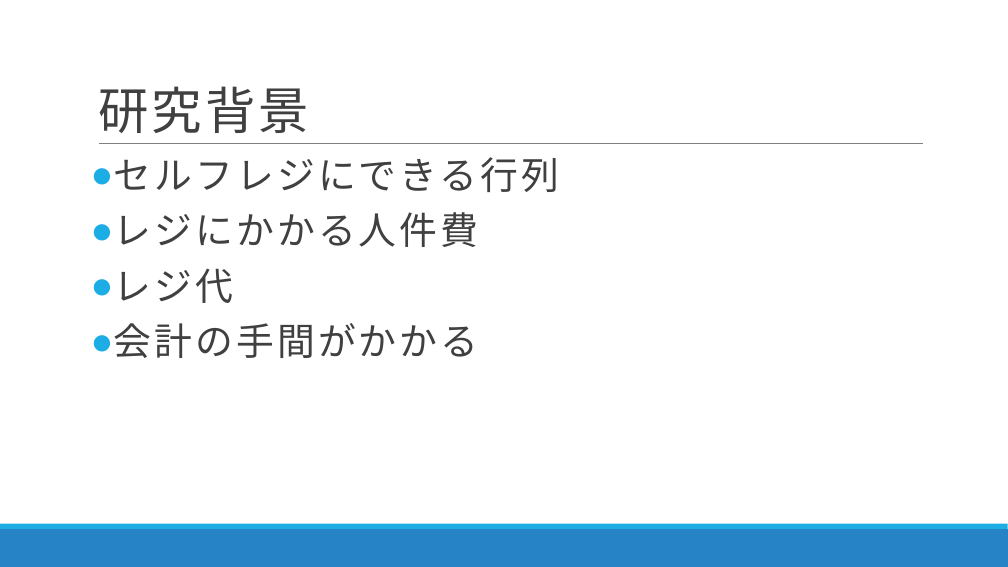
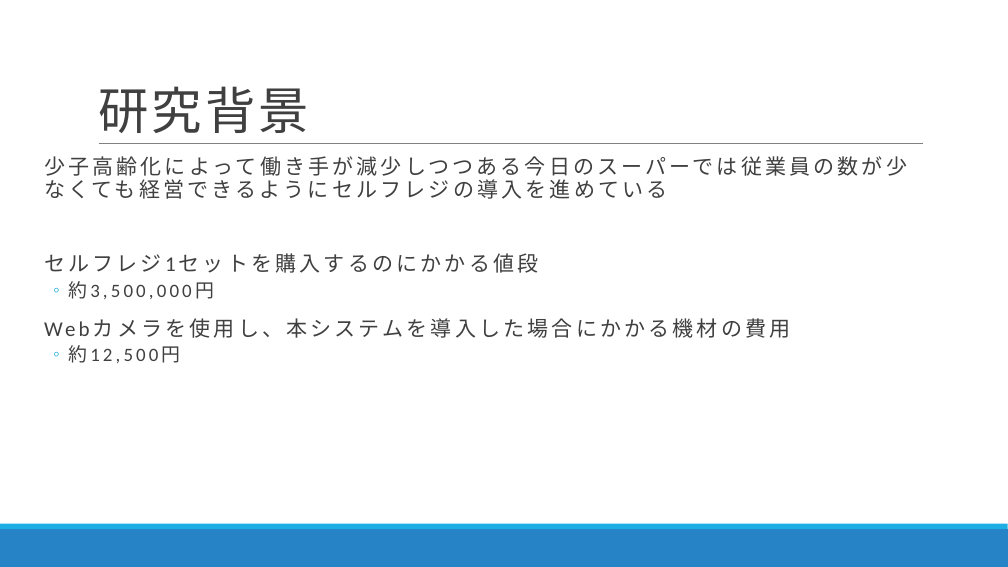
Before and after one commit to DJ956/YoloBarcodeReader, a slide deck: slide 3 of プレゼン/中間報告_danbara.pptx. Drawn at 1008x567 pixels with LibreOffice and Linux fonts; fonts in the diff are those of the drawing. Boxes give left, top, right and bottom in pixels: in the first picture for what was removed or moved away, otherwise in the second. Text is boxed around its words. In the diff, an @@ line names an element or a change of style, - is before the commit and + after.

```diff
--- a/プレゼン/中間報告_danbara.pptx
+++ b/プレゼン/中間報告_danbara.pptx
@@ text at [44, 156, 907, 363]: text changed; size 36 to 20 pt @@
-● セルフレジにできる行列
-● レジにかかる人件費
-● レジ代
-● 会計の手間がかかる
+  少子高齢化によって働き手が減少しつつある今日のスーパーでは従業員の数が少なくても経営できるようにセルフレジの導入を進めている
+  セルフレジ1セットを購入するのにかかる値段
+  ◦ 約3,500,000円
+  Webカメラを使用し、本システムを導入した場合にかかる機材の費用
+  ◦ 約12,500円
```
Also in this commit, not shown: 2 other slides changed, 1 slide added.
